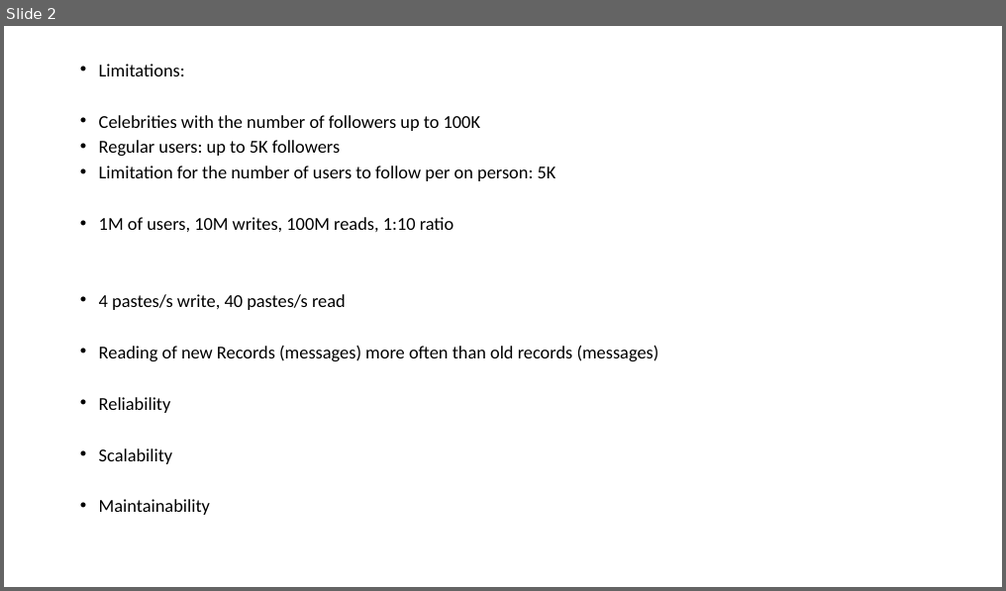
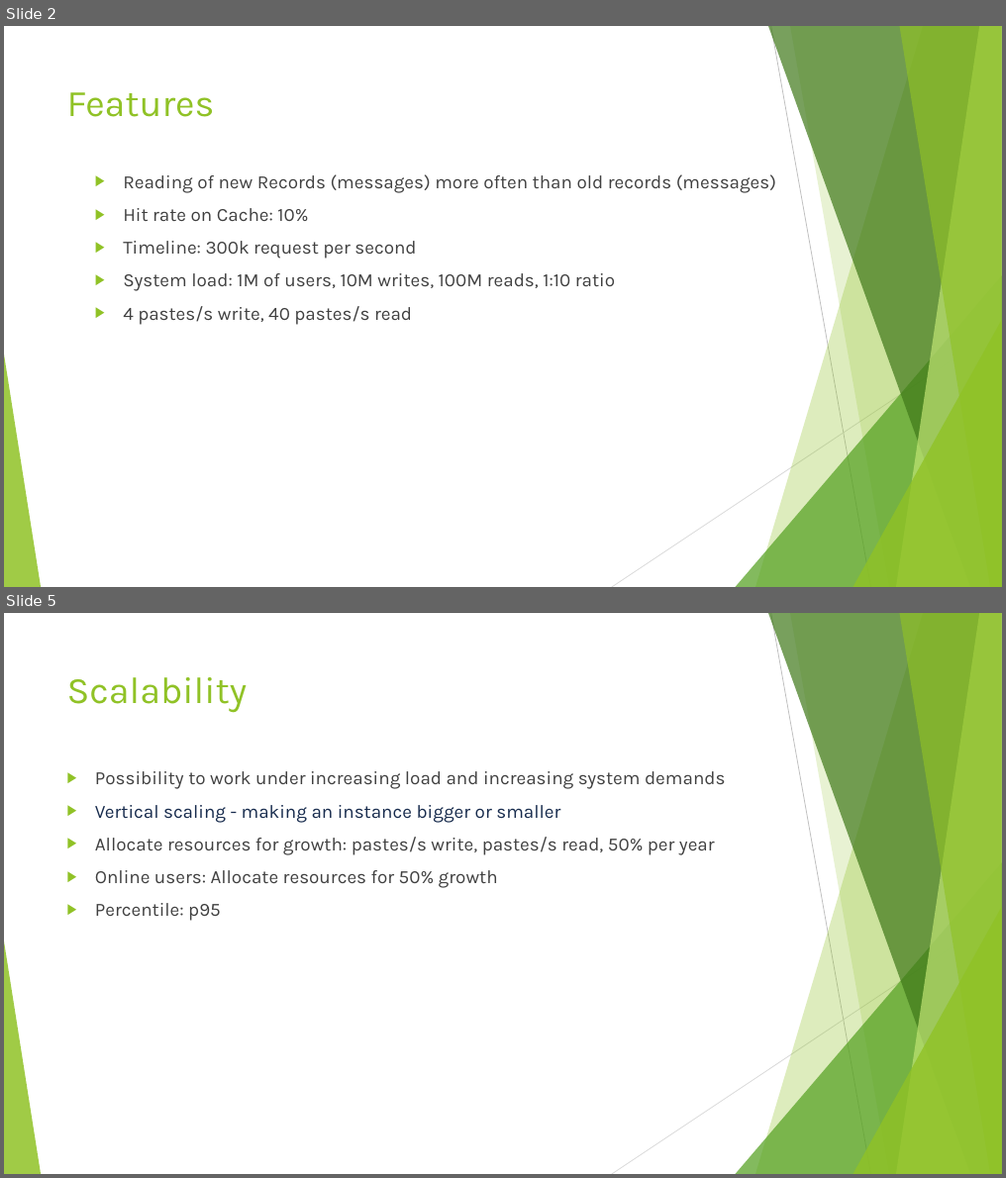
Before and after one commit to Valeriy77/highload, a slide deck: Architecture Requirements.pptx. Shown one above the other, each under a label of ours: slide 2 before the commit, slides 2 and 5 after it; the slides between them are not shown. The pictures are 1006x591 and 1006x1178 pixels, drawn with LibreOffice and Linux fonts; fonts in the diff are those of the drawing. Boxes give left, top, right and bottom in pixels: in the first picture for what was removed or moved away, otherwise in the second. Text is boxed around its words. In the diff, an @@ line names an element or a change of style, - is before the commit and + after.

```diff
--- a/Architecture Requirements.pptx
+++ b/Architecture Requirements.pptx
@@ slide 5 added at [4, 613, 1002, 1174], background #FFFFFF; not listed: 10 template elements that a slide beside it also shows @@
@@ title added at [67, 677, 248, 713], 36 pt, text #90C226 @@
+Scalability
@@ text added at [95, 771, 725, 921], 18 pt, text #404040 @@
+▶ Possibility to work under increasing load and increasing system demands
+▶ Vertical scaling - making an instance bigger or smaller
+▶ Allocate resources for growth: pastes/s write, pastes/s read, 50% per year
+▶ Online users: Allocate resources for 50% growth
+▶ Percentile: p95
@@ slide 2 changed as well @@
@@ title added at [67, 92, 215, 117], 36 pt, text #90C226 @@
+Features
@@ text "Reading of new Records (messages) ...": place and size @@
-text "Reading of new Records (messages) ..." at [99, 64, 659, 515]
+text "Reading of new Records (messages) ..." at [123, 174, 776, 325]
@@ text at [123, 174, 776, 291]: text changed; size 17.5 to 18 pt; font Calibri to Karla; text colour #000000 to #404040 @@
-• Limitations:
-• Celebrities with the number of followers up to 100K
-• Regular users: up to 5K followers
-• Limitation for the number of users to follow per on person: 5K
-• 1M of users, 10M writes, 100M reads, 1:10 ratio
+▶ Reading of new Records (messages) more often than old records (messages)
+▶ Hit rate on Cache: 10%
+▶ Timeline: 300k request per second
+▶ System load: 1M of users, 10M writes, 100M reads, 1:10 ratio
@@ text at [123, 306, 412, 325]: size 17.5 to 18 pt, font Calibri to Karla, text colour #000000 to #404040 in "4 pastes/s write, 40 pastes/s read"; bullet • to ▶; line spacing 0.7 to 1 @@
@@ text at [99, 345, 659, 515]: paragraphs removed @@
-• Reading of new Records (messages) more often than old records (messages)
-• Reliability
-• Scalability
-• Maintainability
@@ group added at [4, 26, 1002, 587]: 5 freeform shapes, 3 triangles, 2 lines @@
```
Also in this commit, not shown: 1 other slide changed, 7 other slides added.
